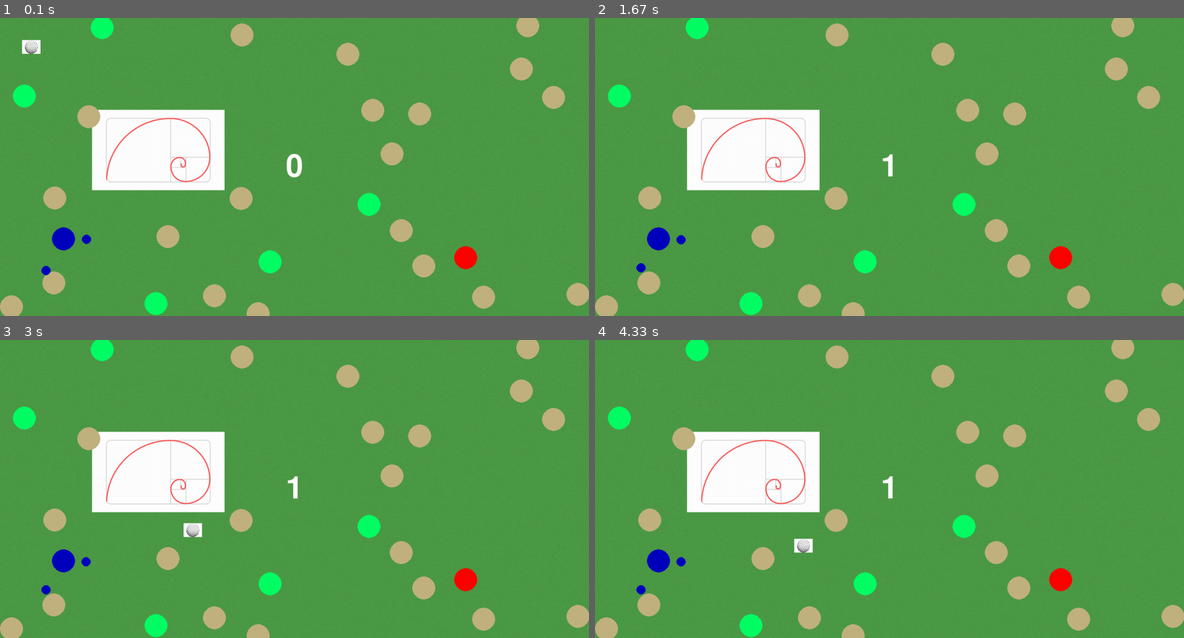
Above: before the commit, frames 1-4 (two rows, left to right).
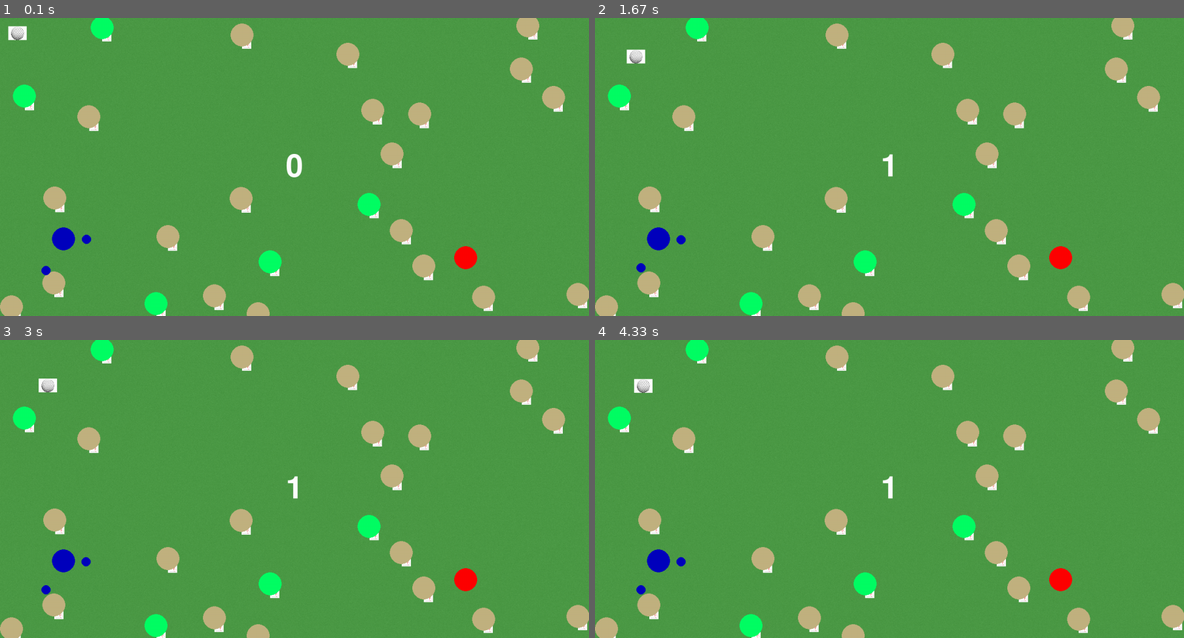
Above: after the commit, the same moments.

Repository: bluesun-pixel/projet-pygame
Game: pygame game, started from main.py
The game is run twice, just before and just after one commit, with the same random seed, the same clock (stepped at 60 frames per second) and the same inputs.
Inputs:
- Up to frame 1 (0.1 s): no input
- Up to frame 2 (1.67 s): tap Space at 0.33, 0.73, 1.03, 1.23 s
- Up to frame 3 (3 s): no input
- Up to frame 4 (4.33 s): no input

The runs differ from the first frame. In frame 1, 7.0% of the frame differs, in the area x 1-100%, y 2-100%; in frame 2, 6.8%; in frame 3, 7.0%; in frame 4, 7.0%, in the area x 3-100%, y 4-100%.

Commit message:
collision rectangle

Diff:
--- a/main.py
+++ b/main.py
@@ -1,4 +1,3 @@
-
 # <editor-fold desc="Initialisation et variables générales">
 
 
@@ -8,7 +7,6 @@
 import math
 import random
 from random import randint
-
 
 # Initiation de pygame et de la fenêtre de jeu
 pygame.init()
@@ -31,6 +29,7 @@
     liste_sprite.add(sprite_ajout)
     return sprite_ajout
 
+
 # Fonction permettant d'ajouter du texte automatiquement dans le LayeredUpdate
 def ajouter_texte(police_nom, taille, texte_a_afficher):
     police = pygame.font.Font(police_nom, taille)
@@ -45,11 +44,13 @@
     liste_sprite.add(texte)
     return texte
 
-#fonction retournant la distance entre 2 points grâce à Pythagore
+
+# fonction retournant la distance entre 2 points grâce à Pythagore
 def distance(p1, p2):
     return math.sqrt((p1[0] - p2[0]) ** 2 + (p1[1] - p2[1]) ** 2)
 
-#fonction permettant de générer n points uniformément sur une certaine surface, en respectant une distance minimum
+
+# fonction permettant de générer n points uniformément sur une certaine surface, en respectant une distance minimum
 def poisson_disc_sampling(distance_minimum, hauteur, largeur, k=50):
     points = []
     taille_de_grille = distance_minimum / math.sqrt(2)
@@ -103,48 +104,57 @@
             liste_active.remove(point_actuel)
 
     return points
+
+
 # </editor-fold>
 
 # <editor-fold desc="Déclaration des classes">
 # Classe parente dont les obstacles héritent
-class Obstacles:
-    def __init__(self, pos_x, pos_y):
+class Obstacles(pygame.sprite.Sprite):
+    def __init__(self, pos_x, pos_y, liste_des_sprites):
+        super().__init__()  # Appel obligatoire
+        self.image = pygame.image.load("Images/img.png").convert_alpha()
+        self.image = pygame.transform.scale(self.image, [20, 30])
+        self.rect = self.image.get_rect()
+        self.rect.x = pos_x
+        self.rect.y = pos_y
         self.pos_x = pos_x
         self.pos_y = pos_y
-
+        liste_des_sprites.add(self)
     # Réaction générale des obstacles à une collision --> effet sur la balle de façon générale
-    #def collision(self, balle):
-        #pass
+    # def collision(self, balle):
+    # pass
+
 
 # Classe définissant l'obstacle arbre, faisant rebondir la balle
 class Arbre(Obstacles):
-    def __init__(self, pos_x, pos_y):
-        super().__init__(pos_x, pos_y)
-        self.nom_image = "Images/img_2.png"
-        #ajouter_sprite(self.nom_image, pos_x, pos_y)
+    def __init__(self, pos_x, pos_y, liste_des_sprites):
+        super().__init__(pos_x, pos_y, liste_des_sprites)
+        # ajouter_sprite(self.nom_image, pos_x, pos_y)
 
     # Override de la fonction collision() du parent
     def collision(self, balle):
         print("Une balle est rentrée dans l'arbre!")
 
+
 # Classe définissant les bunkers (sable)
 class Bunker(Obstacles):
-    def __init__(self, pos_x, pos_y):
-        super().__init__(pos_x, pos_y)
-        self.nom_image = "Images/img.png"
-        #ajouter_sprite(self.nom_image, pos_x, pos_y)
+    def __init__(self, pos_x, pos_y, liste_des_sprites):
+        super().__init__(pos_x, pos_y, liste_des_sprites)
+        # ajouter_sprite(self.nom_image, pos_x, pos_y)
 
     # Override de la fonction collision() du parent
     def collision(self, balle):
         print("Oh non! Un bunker!")
+
 
 class Balle:
     def __init__(self, balle_x, balle_y):
         self.balle_x = balle_x
         self.balle_y = balle_y
         self.direction = [1, 1]
-        self.frottement = 0.9888
-        self.vitesse = 5
+        self.frottement = 0.988
+        self.vitesse = 1
 
     def deplacer_balle(self):
         if self.vitesse >= 0.1:
@@ -154,10 +164,11 @@
         else:
             self.vitesse = 0
 
+
 # </editor-fold>
 
 # <editor-fold desc="Déclaration et définitions des constantes/variables spécifiques">
-#définition des constantes du jeu
+# définition des constantes du jeu
 NOMBRE_DE_POINTS = 70
 PHI = 1.618
 RAYON = 350
@@ -166,16 +177,17 @@
 DISTANCE_MINIMUM_TEE_DRAPEAU = 800
 VITESSE_ANGULAIRE = .002
 
-#définition des variables et instances de classe
+# définition des variables et instances de classe
 
 points = poisson_disc_sampling(90, 649, 1280, 50)
-game_state = 0 #0 = visée, 1=puissance, 2=mouvement de balle, 3 = pause
-alpha = 0 #angle en degré représentant la direction ou la puissance de visée selon gamestate
-hauteur_force = 50 #variation de hauteur du compteur de force
-direction_aléatoire = [0,0]
+game_state = 0  # 0 = visée, 1=puissance, 2=mouvement de balle, 3 = pause
+alpha = 0  # angle en degré représentant la direction ou la puissance de visée selon gamestate
+hauteur_force = 50  # variation de hauteur du compteur de force
+direction_aléatoire = [0, 0]
 force_aléatoire = 0
 nombre_de_tirs = 0
-balle_golf = Balle( 10, 10)
+balle_golf = Balle(10, 10)
+
 
 # </editor-fold>
 
@@ -187,7 +199,7 @@
         for i in range(NOMBRE_ARBRES):
             index = randint(0, len(liste_de_points) - 1)
             x_pos, y_pos = liste_de_points[index]
-            arbre_instance = Arbre(x_pos, y_pos)
+            arbre_instance = Arbre(x_pos, y_pos, liste_sprite)
             arbres.append(arbre_instance)
             liste_de_points.remove(liste_de_points[index])
     else:
@@ -198,7 +210,7 @@
         for i in range(NOMBRE_BUNKERS):
             index = randint(0, len(liste_de_points) - 1)
             x_pos, y_pos = liste_de_points[index]
-            bunker_instance = Bunker(x_pos, y_pos)
+            bunker_instance = Bunker(x_pos, y_pos, liste_sprite)
             bunkers.append(bunker_instance)
             liste_de_points.remove(liste_de_points[index])
     else:
@@ -213,7 +225,7 @@
     liste_de_points.remove(liste_de_points[tee_index])
 
     optimal_distance = distance(tee, drapeau)
-    while optimal_distance < DISTANCE_MINIMUM_TEE_DRAPEAU and len(liste_de_points) >2:
+    while optimal_distance < DISTANCE_MINIMUM_TEE_DRAPEAU and len(liste_de_points) > 2:
         tee_index_prime = randint(0, len(liste_de_points) - 1)
         tee_prime = liste_de_points[tee_index_prime]
         new_distance = distance(tee_prime, drapeau)
@@ -227,6 +239,7 @@
 
     return arbres, bunkers, drapeau, tee
 
+
 # </editor-fold>
 
 # <editor-fold desc="Initialisation du jeu">
@@ -239,18 +252,12 @@
 pygame.draw.circle(fenetre, (100, 100, 100), (int(balle_golf.balle_x), int(balle_golf.balle_y)), 15)
 balle_sprite = ajouter_sprite("Images/balle.png", balle_golf.balle_x, balle_golf.balle_y)
 balle_sprite.image = pygame.transform.scale(balle_sprite.image, [40, 30])
-obstacle = []
-obstacle_sprite = ajouter_sprite("Images/img.png", 200, 200)
-obstacle.append(obstacle_sprite)
-hit_list = pygame.sprite.spritecollide(balle_sprite, obstacle, False)
-if len(hit_list)>0:
-    print("Collision detecté")
-    if hit_list[0].image == "Images/img.png":
-        print("c'est un arbre")
+balle_sprite.rect = balle_sprite.image.get_rect()
+obstacles = liste_arbres + liste_bunkers
 
 # <editor-fold desc="Boucle de jeu">
 while continuer:
-    fenetre.fill((0,0,0))
+    fenetre.fill((0, 0, 0))
     liste_sprite.draw(fenetre)
 
     balle_sprite.rect.x = balle_golf.balle_x
@@ -264,6 +271,19 @@
         pygame.draw.circle(fenetre, (194, 178, 128), (int(bunker.pos_x), int(bunker.pos_y)), 25)
     pygame.draw.circle(fenetre, (255, 0, 0), (int(drapeau_position[0]), int(drapeau_position[1])), 25)
     pygame.draw.circle(fenetre, (0, 0, 190), (int(tee_position[0]), int(tee_position[1])), 25)
+    hit_list = pygame.sprite.spritecollide(balle_sprite, obstacles, False)
+    if len(hit_list) > 0:
+        print("Collision detecté")
+        print([(x.rect.x, x.rect.y) for x in hit_list])
+        if type(hit_list[0]) == Arbre:
+            if hit_list[0].rect.x <= balle_golf.balle_x <= hit_list[0].rect.x + 30:
+                balle_golf.direction[1] = -balle_golf.direction[1]
+            if hit_list[0].rect.y <= balle_golf.balle_y <= hit_list[0].rect.y + 20:
+                balle_golf.direction[0] = -balle_golf.direction[0]
+            print("C'est un arbre !")
+        if type(hit_list[0]) == Bunker:
+            balle_golf.frottement = 0.6
+            print("C'est un bunker !")
 
     match game_state:
         case 0:
@@ -275,20 +295,21 @@
             visee_x = tee_position[0] + math.cos(alpha) * 50
             visee_y = tee_position[1] + math.sin(alpha) * 50
 
-            direction_aléatoire = [visee_x/50, visee_y/50]
+            direction_aléatoire = [visee_x / 50, visee_y / 50]
         case 1:
-            force_y=0
-            if alpha <360:
+            force_y = 0
+            if alpha < 360:
                 force_y = math.sin(alpha) * hauteur_force
                 alpha += VITESSE_ANGULAIRE
             else:
                 alpha = 0
-            force_aléatoire = (force_y + 1)/2
-
-    pygame.draw.circle(fenetre, (0, 0, 190), (direction_aléatoire[0]*50, direction_aléatoire[1]*50), 10)
-    pygame.draw.circle(fenetre, (0, 0, 190),(fenetre.get_rect().bottomleft[0] + 100, fenetre.get_rect().bottomleft[1] - force_aléatoire*2+1 - 100), 10)
+            force_aléatoire = (force_y + 1) / 2
+
+    pygame.draw.circle(fenetre, (0, 0, 190), (direction_aléatoire[0] * 50, direction_aléatoire[1] * 50), 10)
+    pygame.draw.circle(fenetre, (0, 0, 190), (
+    fenetre.get_rect().bottomleft[0] + 100, fenetre.get_rect().bottomleft[1] - force_aléatoire * 2 + 1 - 100), 10)
     police = pygame.font.Font(None, 100)
-    compteur.image = police.render(f"{nombre_de_tirs}", 1, (255,255,255))
+    compteur.image = police.render(f"{nombre_de_tirs}", 1, (255, 255, 255))
 
     pygame.display.flip()
 
@@ -297,11 +318,10 @@
             continuer = False
         elif event.type == pygame.KEYUP:
             if event.key == K_SPACE:
-                if game_state <3:
+                if game_state < 3:
                     if game_state == 1:
-                        nombre_de_tirs +=1
-
-                    game_state +=1
-
-
-# </editor-fold>
+                        nombre_de_tirs += 1
+
+                    game_state += 1
+
+# </editor-fold>
